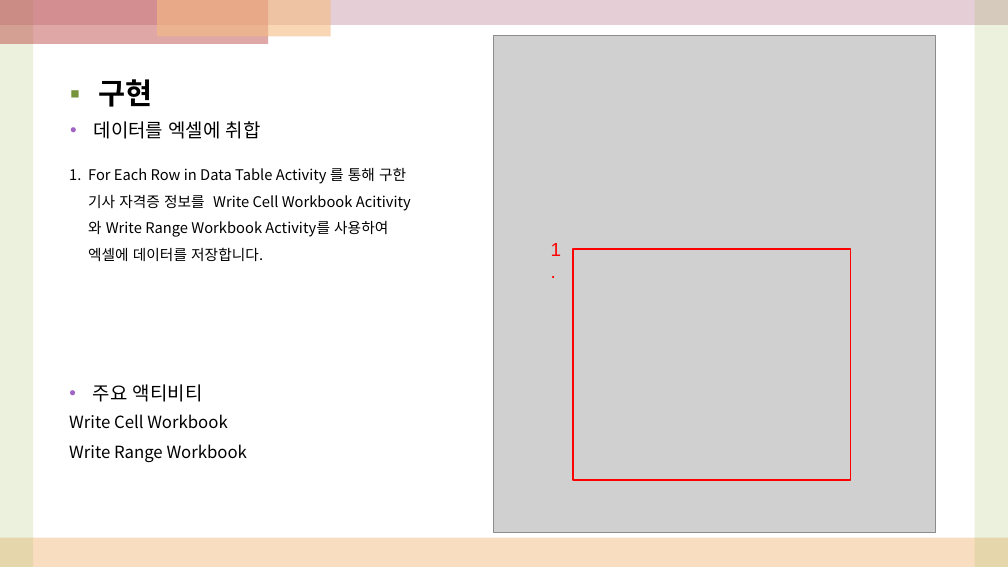
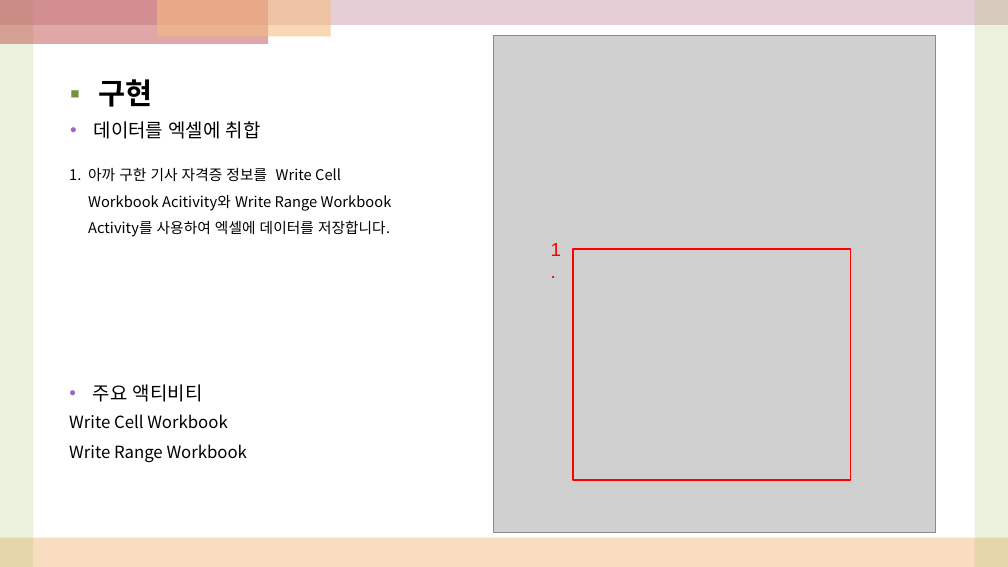
Before and after one commit to jyjang1222/learning-uipath, a slide deck: slide 7 of sict/day10/발표용.pptx. Drawn at 1008x567 pixels with LibreOffice and Linux fonts; fonts in the diff are those of the drawing; grey boxes stand for pictures. Boxes give left, top, right and bottom in pixels: in the first picture for what was removed or moved away, otherwise in the second. Text is boxed around its words. In the diff, an @@ line names an element or a change of style, - is before the commit and + after.

```diff
--- a/sict/day10/발표용.pptx
+++ b/sict/day10/발표용.pptx
@@ text at [88, 168, 392, 237]: text changed @@
-1. For Each Row in Data Table Activity 를 통해 구한 기사 자격증 정보를 Write Cell Workbook Acitivity와 Write Range Workbook Activity를 사용하여 엑셀에 데이터를 저장합니다.
+1. 아까 구한 기사 자격증 정보를 Write Cell Workbook Acitivity와 Write Range Workbook Activity를 사용하여 엑셀에 데이터를 저장합니다.
```
Also in this commit, not shown: 1 other slide changed, 9 other files.
